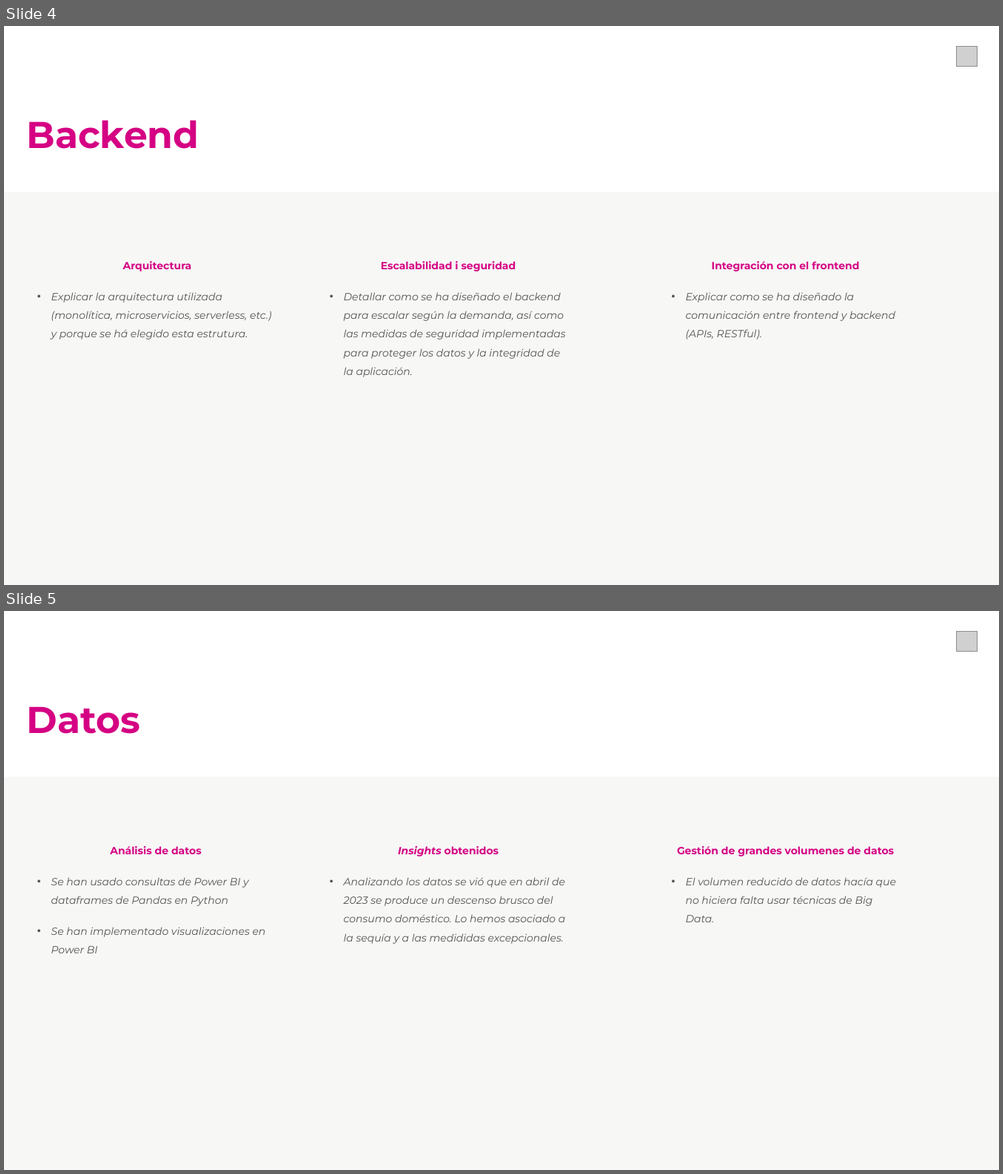
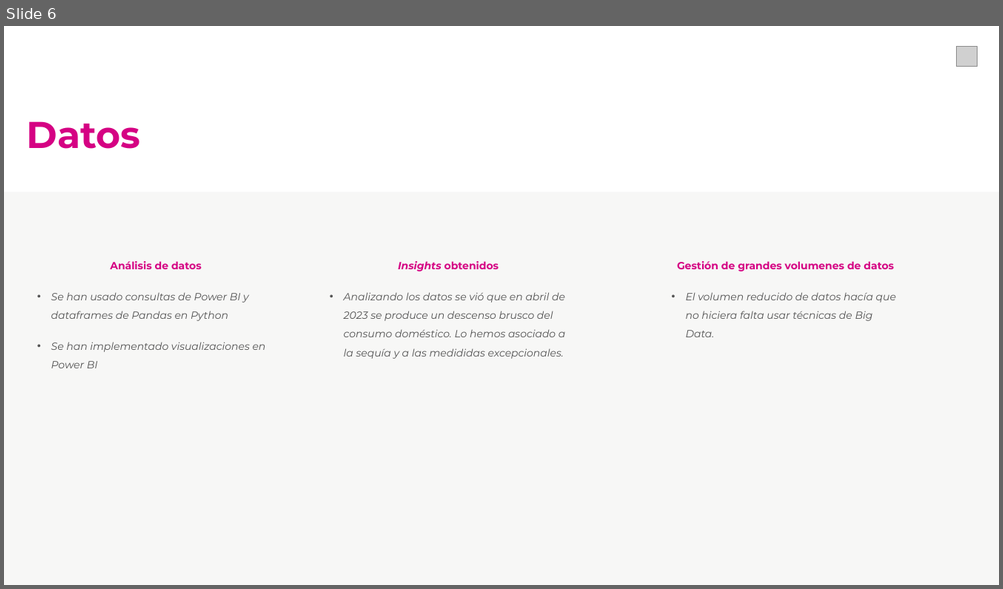
Before and after one commit to cvilafer/Datato_Equipo1_Reto3, a slide deck: Datato2025_Equipo1_Reto3.pptx. Shown one above the other, each under a label of ours: slides 4 and 5 before the commit, slide 6 after it. The pictures are 1003x1174 and 1003x589 pixels, drawn with LibreOffice and Linux fonts; fonts in the diff are those of the drawing; grey boxes stand for pictures; background and template pictures are left out. Boxes give left, top, right and bottom in pixels: in the first picture for what was removed or moved away, otherwise in the second. Text is boxed around its words. In the diff, an @@ line names an element or a change of style, - is before the commit and + after.

```diff
--- a/Datato2025_Equipo1_Reto3.pptx
+++ b/Datato2025_Equipo1_Reto3.pptx
@@ slide 4 removed at bbox=[4, 26, 999, 585], background #FFFFFF; not listed: 1 template element that a slide beside it also shows @@
@@ picture removed at bbox=[956, 46, 977, 66] @@
@@ text removed at bbox=[27, 120, 199, 149] @@
-Backend
@@ rectangle removed at bbox=[4, 192, 999, 585] @@
@@ text removed at bbox=[51, 261, 272, 340] @@
-Arquitectura
-• Explicar la arquitectura utilizada (monolítica, microservicios, serverless, etc.) y porque se há elegido esta estrutura.
@@ text removed at bbox=[344, 261, 565, 378] @@
-Escalabilidad i seguridad
-• Detallar como se ha diseñado el backend para escalar según la demanda, así como las medidas de seguridad implementadas para proteger los datos y la integridad de la aplicación.
@@ text removed at bbox=[686, 261, 895, 340] @@
-Integración con el frontend
-• Explicar como se ha diseñado la comunicación entre frontend y backend (APIs, RESTful).
@@ what was slide 5 is now slide 6 @@
```
Also in this commit, not shown: 3 slides added, 1 other slide removed.
